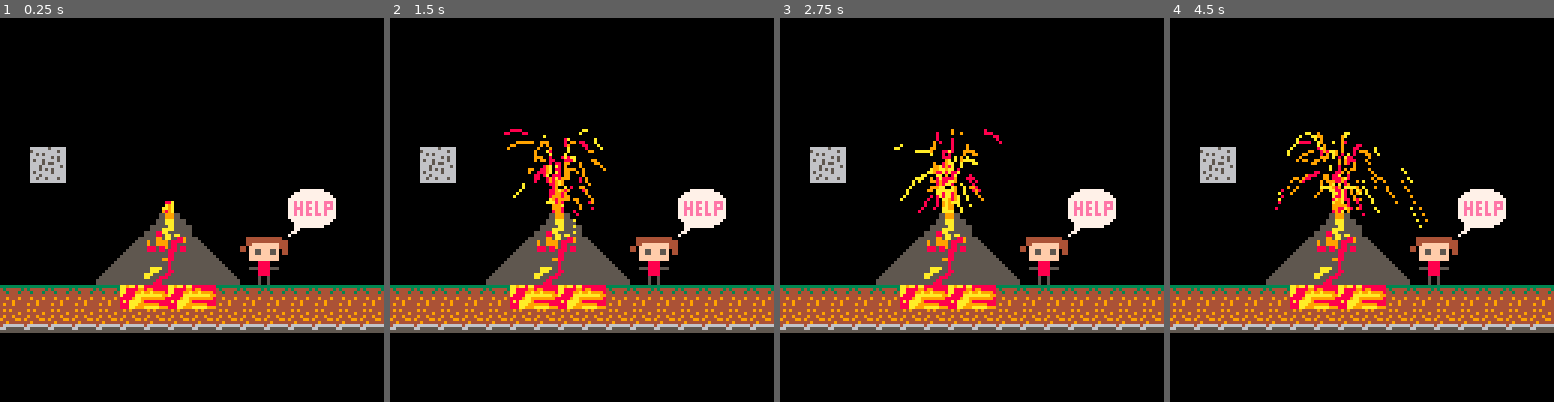
Above: before the commit, frames 1-4 (left to right).
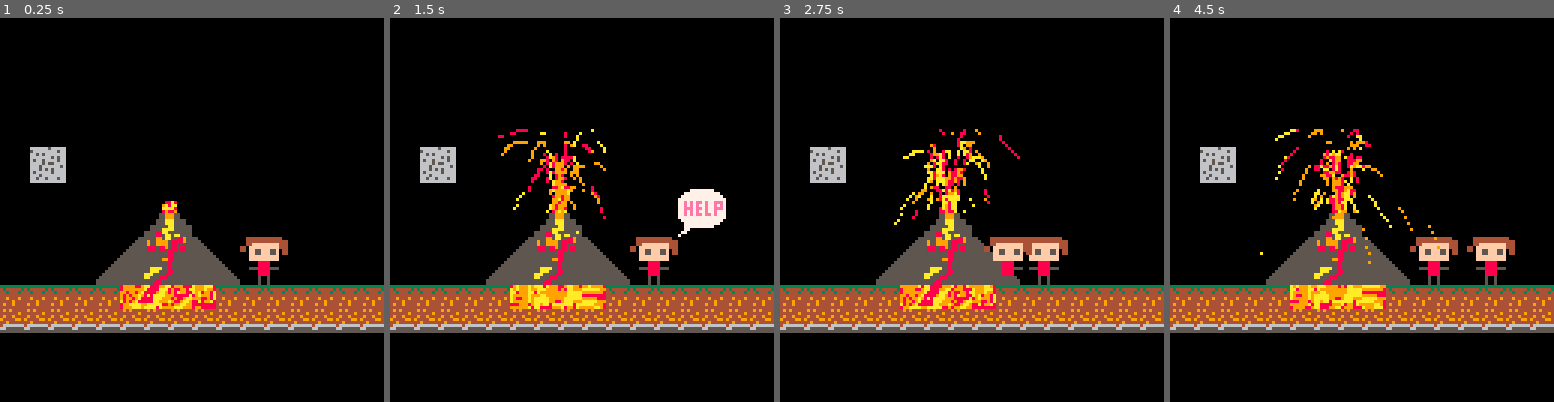
Above: after the commit, the same moments.

Repository: pirxthepilot/pico8-carts
Game: PICO-8 cartridge carts/disaster.p8
Same seed, same stepped clock (60 frames per second), same inputs: the game is played once before the commit and once after it.
Inputs:
- Up to frame 1 (0.25 s): no input
- Up to frame 2 (1.5 s): tap O (Z key) at 0.33, 0.7, 1.43 s
- Up to frame 3 (2.75 s): hold Left 1.97-2.37 s; tap O (Z key) at 2.22 s
- Up to frame 4 (4.5 s): hold Right 2.87-3.53 s; tap O (Z key) at 3.1, 3.98 s; hold Right from 4.13 s (still down)

The runs differ from the first frame. In frame 1, 2.2% of the frame differs, in the area x 31-88%, y 44-76%; in frame 2, 2.7%; in frame 3, 5.0%; in frame 4, 5.6%, in the area x 23-90%, y 28-76%.

Commit message:
almost done

Diff:
--- a/carts/disaster.p8
+++ b/carts/disaster.p8
@@ -3,11 +3,25 @@
 __lua__
 function _init()
 	map_y=33
+	-- lava
 	lava_init()
 	oy=map_y+32
 	make_veinset(55,oy,veinset_count)
 	make_veinset(56,oy,veinset_count)
 	make_veinset(57,oy,veinset_count)
+ make_veinset(58,oy,veinset_count)
+
+	-- magma
+	magma_init(40,56+map_y,0.2)
+
+	-- char
+	make_char(80,40+map_y,1)
+
+	-- help!
+	make_help(96,24+map_y)
+
+	-- volcano sound
+	sfx(0)
 end
 
 function _update()
@@ -26,12 +40,24 @@
 	for i in all(parts) do
 		update_part(i)
 	end
+
+	-- update magma movement
+	magma_update()
+
+	-- char
+	char_update()
+
+	-- help!
+	help_update()
 end
 
 function _draw()
 	cls()
-	map(0,0,0,map_y,128,64)
+	magma_draw()
+	backdrop_draw()
 	lava_draw()
+	char_draw()
+	help_draw()
 end
 -->8
 -- lava
@@ -41,7 +67,7 @@
 	lava_cols={8,9,10}
 	parts={}
 	veinsets={}
-	veinset_count=8
+	veinset_count=6
 	min_vein_len=2
 	max_vein_len=10
 end
@@ -118,7 +144,7 @@
 	})
 end
 
--- Draw the lava particles
+-- draw the lava particles
 function lava_draw()
 	for i in all(parts) do
 		draw_part(i)
@@ -162,6 +188,96 @@
 	local interval=upper-lower
 	local r=rnd(interval)
 	return r+lower
+end
+
+-- backdrop
+function backdrop_draw()
+	palt(0,false)
+	map(0,0,0,map_y,128,64)
+	palt()
+end
+-->8
+-- magma
+function magma_init(_sx,_sy,_spd)
+	magma={
+		cx=16,
+		cy=0,
+		sx=_sx,
+		sy=_sy,
+		og_sy=_sy,
+		cw=4,
+		ch=2,
+		spd=_spd
+	}
+end
+
+function magma_update()
+	magma.sy-=magma.spd
+	if magma.og_sy-magma.sy>=magma.ch*8 then
+		magma.sy=magma.og_sy
+	end
+end
+
+function magma_draw()
+	map(magma.cx,magma.cy,magma.sx,magma.sy,magma.cw,magma.ch)
+	map(magma.cx,magma.cy,magma.sx,magma.sy+(magma.ch*8),magma.cw,magma.ch)
+	rectfill(magma.sx,magma.og_sy+32,magma.sx+(magma.cw*8),magma.og_sy+(magma.ch*8),0)
+end
+-->8
+-- help!
+--	note: dependent on char
+function make_help(_x,_y)
+	hlp={
+		x=_x,
+		y=_y,
+		on=false,
+		age=0,
+		maxage=12
+	}
+end
+
+function help_update()
+	if btnp(4) then
+		hlp.on=true
+		hlp.age=0
+		sfx(1)
+	else
+		if hlp.age<hlp.maxage then
+			hlp.age+=1
+		else
+			hlp.on=false
+			hlp.age=0
+		end
+	end
+end
+
+function help_draw()
+	if hlp.on then
+		spr(9,hlp.x,hlp.y,2,2)
+	end
+end
+
+-->8
+-- character
+function make_char(_x,_y,_spd)
+	char={
+		x=_x,
+		y=_y,
+		spd=_spd,
+	}
+end
+
+function char_update()
+	if btn(0) then
+		char.x-=char.spd
+	end
+	if btn(1) then
+		char.x+=char.spd
+	end
+end
+
+function char_draw()
+	spr(7,char.x,char.y,2,2)
 end
 __gfx__
 000000000000055999550000000000003333333349494444000000000044444444444400000077777777000088899989aa9aa8aaaaaaa8aaaaaa999800000000
@@ -197,12 +313,15 @@
 00000000588855555555555500000000000000000000000000000000555555555555555555555555555555550000000000000000000000000000000000000000
 00000000588855555555555500000000000000000000000000000000555555555555555555555555555555550000000000000000000000000000000000000000
 __map__
+000000000000000000000000000000000b0c0d0e000000000000000000000000000000000000000000000000000000000000000000000000000000000000000000000000000000000000000000000000000000000000000000000000000000000000000000000000000000000000000000000000000000000000000000000000
+002c2d000000000000000000000000001b1c1d1e000000000000000000000000000000000000000000000000000000000000000000000000000000000000000000000000000000000000000000000000000000000000000000000000000000000000000000000000000000000000000000000000000000000000000000000000
+003c3d0000000000000000000000000000000000000000000000000000000000000000000000000000000000000000000000000000000000000000000000000000000000000000000000000000000000000000000000000000000000000000000000000000000000000000000000000000000000000000000000000000000000
 0000000000000000000000000000000000000000000000000000000000000000000000000000000000000000000000000000000000000000000000000000000000000000000000000000000000000000000000000000000000000000000000000000000000000000000000000000000000000000000000000000000000000000
-002c2d0000000000000000000000000000000000000000000000000000000000000000000000000000000000000000000000000000000000000000000000000000000000000000000000000000000000000000000000000000000000000000000000000000000000000000000000000000000000000000000000000000000000
-003c3d0000000000000000000000000000000000000000000000000000000000000000000000000000000000000000000000000000000000000000000000000000000000000000000000000000000000000000000000000000000000000000000000000000000000000000000000000000000000000000000000000000000000
-000000000000000000000000090a000000000000000000000000000000000000000000000000000000000000000000000000000000000000000000000000000000000000000000000000000000000000000000000000000000000000000000000000000000000000000000000000000000000000000000000000000000000000
-000000000000010200000000191a000000000000000000000000000000000000000000000000000000000000000000000000000000000000000000000000000000000000000000000000000000000000000000000000000000000000000000000000000000000000000000000000000000000000000000000000000000000000
+0000000000000102000000000000000000000000000000000000000000000000000000000000000000000000000000000000000000000000000000000000000000000000000000000000000000000000000000000000000000000000000000000000000000000000000000000000000000000000000000000000000000000000
 00000000292a1112272807080000000000000000000000000000000000000000000000000000000000000000000000000000000000000000000000000000000000000000000000000000000000000000000000000000000000000000000000000000000000000000000000000000000000000000000000000000000000000000
 00000000393a2122373817180000000000000000000000000000000000000000000000000000000000000000000000000000000000000000000000000000000000000000000000000000000000000000000000000000000000000000000000000000000000000000000000000000000000000000000000000000000000000000
-04040404040c1e0c1e0404040404040400000000000000000000000000000000000000000000000000000000000000000000000000000000000000000000000000000000000000000000000000000000000000000000000000000000000000000000000000000000000000000000000000000000000000000000000000000000
+0404040404000000000404040404040400000000000000000000000000000000000000000000000000000000000000000000000000000000000000000000000000000000000000000000000000000000000000000000000000000000000000000000000000000000000000000000000000000000000000000000000000000000
 0505050505050505050505050505050500000000000000000000000000000000000000000000000000000000000000000000000000000000000000000000000000000000000000000000000000000000000000000000000000000000000000000000000000000000000000000000000000000000000000000000000000000000
+
+
+
Not shown, changed: the sound effects (__sfx__) section of carts/disaster.p8
